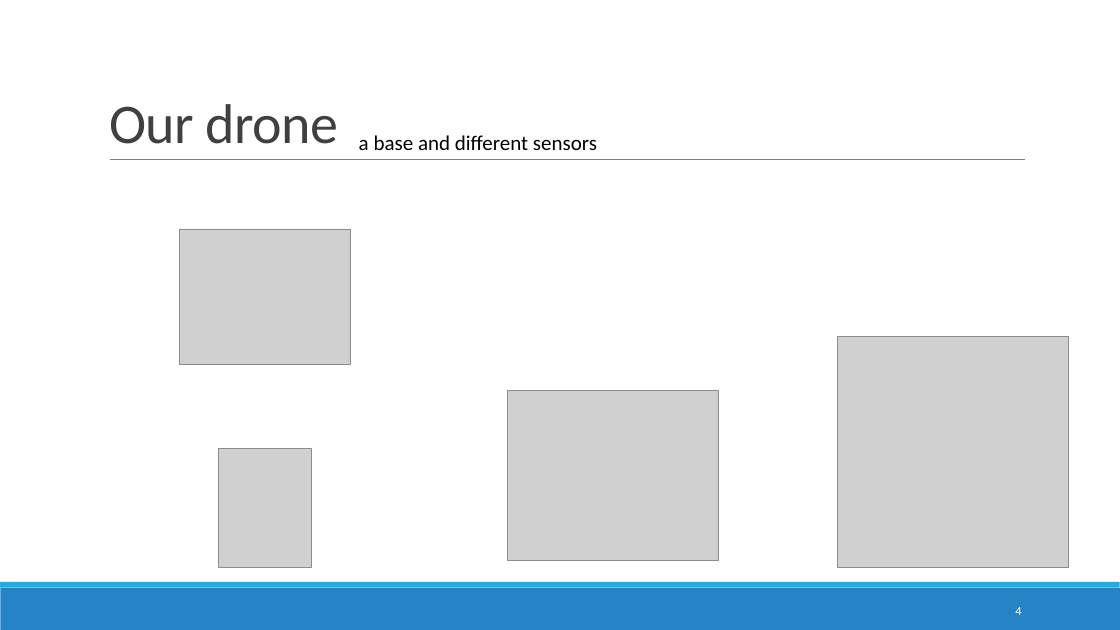
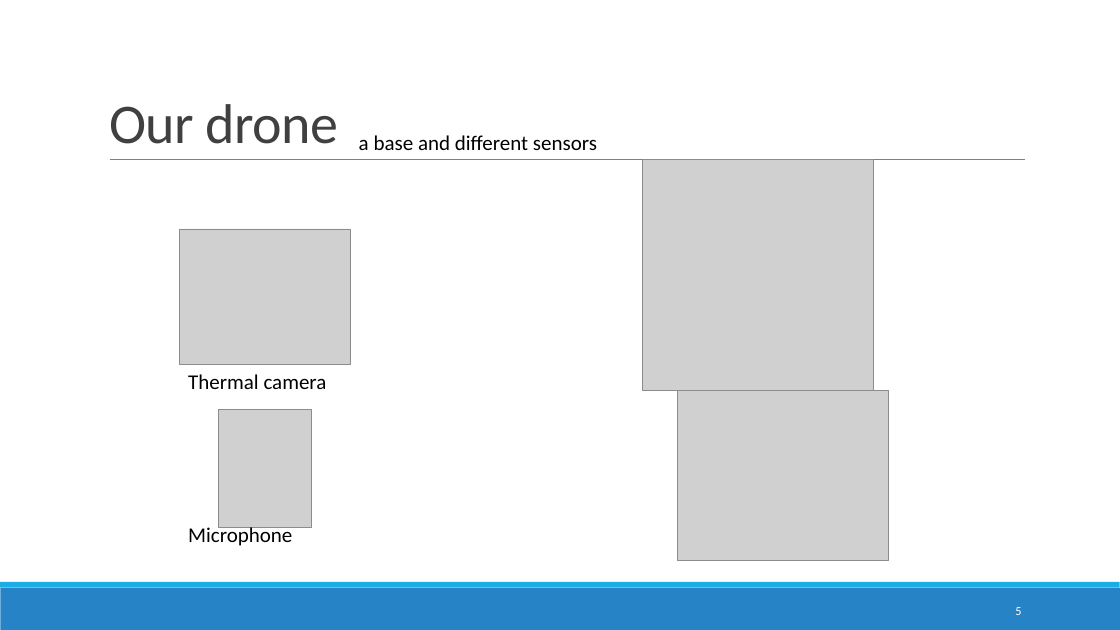
Before and after one commit to Jacquelinehhy/Group-1-, a slide deck: slide 5 of soutenance.pptx (slide 4 before the commit). Drawn at 1120x630 pixels with LibreOffice and Linux fonts; fonts in the diff are those of the drawing; grey boxes stand for pictures. Boxes give left, top, right and bottom in pixels: in the first picture for what was removed or moved away, otherwise in the second. Text is boxed around its words. In the diff, an @@ line names an element or a change of style, - is before the commit and + after.

```diff
--- a/soutenance.pptx
+++ b/soutenance.pptx
@@ picture: place and size @@
-picture at [838,336,1069,567]
+picture at [642,160,873,391]
@@ text added at [188,374,327,389], 18 pt, text #000000 @@
+Thermal camera
@@ picture: place and size @@
-picture at [218,449,312,567]
+picture at [218,410,312,528]
@@ picture: place and size @@
-picture at [507,391,719,561]
+picture at [677,391,889,561]
@@ text added at [188,524,292,546], 18 pt, text #000000 @@
+Microphone
@@ page number at [1015,607,1021,615]: text changed @@
-4
+5
```
Also in this commit, not shown: 3 other slides changed, 1 slide added.
